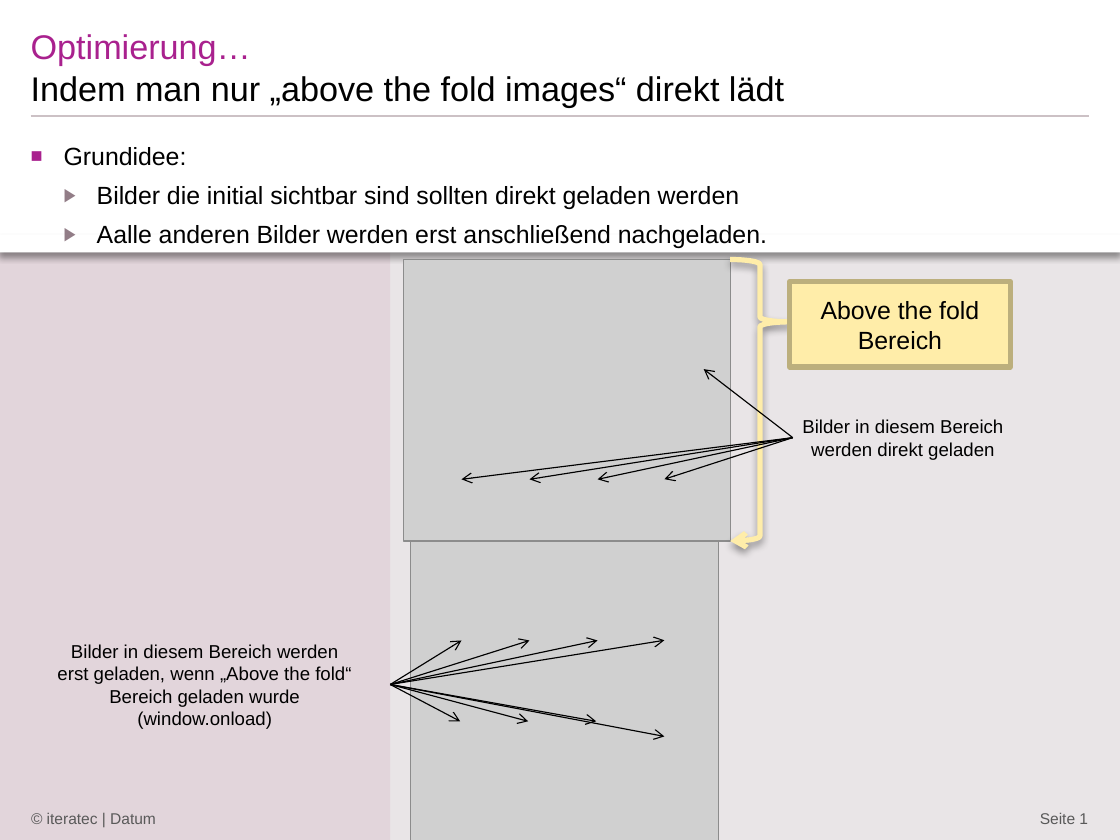
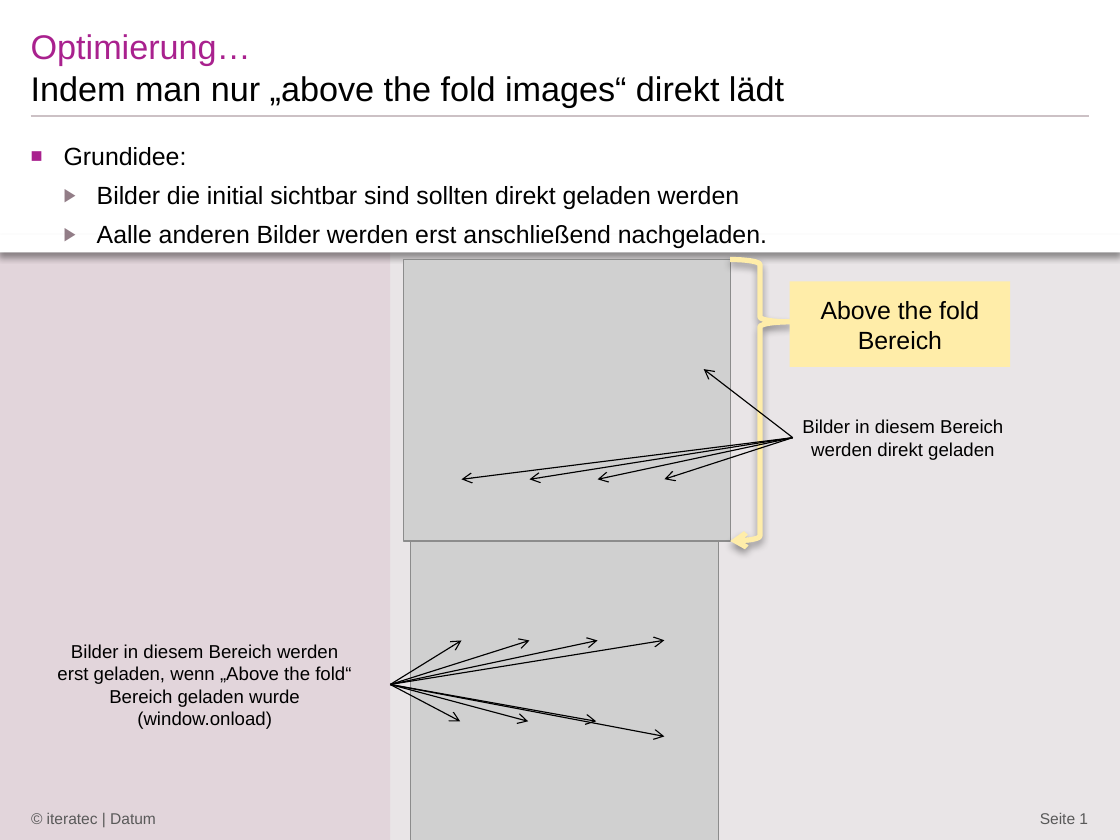
Before and after one commit to iteratec/perf-test-suite, a slide deck: slide 1 of doc/Workshop2015_Webperformance_thomas.pptx. Drawn at 1120x840 pixels with LibreOffice and Linux fonts; fonts in the diff are those of the drawing; grey boxes stand for pictures; background and template pictures are left out. Boxes give left, top, right and bottom in pixels: in the first picture for what was removed or moved away, otherwise in the second. Text is boxed around its words. In the diff, an @@ line names an element or a change of style, - is before the commit and + after.

```diff
--- a/doc/Workshop2015_Webperformance_thomas.pptx
+++ b/doc/Workshop2015_Webperformance_thomas.pptx
@@ rectangle "Above the fold Bereich" at bbox=[790, 281, 1010, 366]: outline #BDAF7D 3.35 pt to none @@
```
Also in this commit, not shown: 1 other slide changed, 1 slide added.
